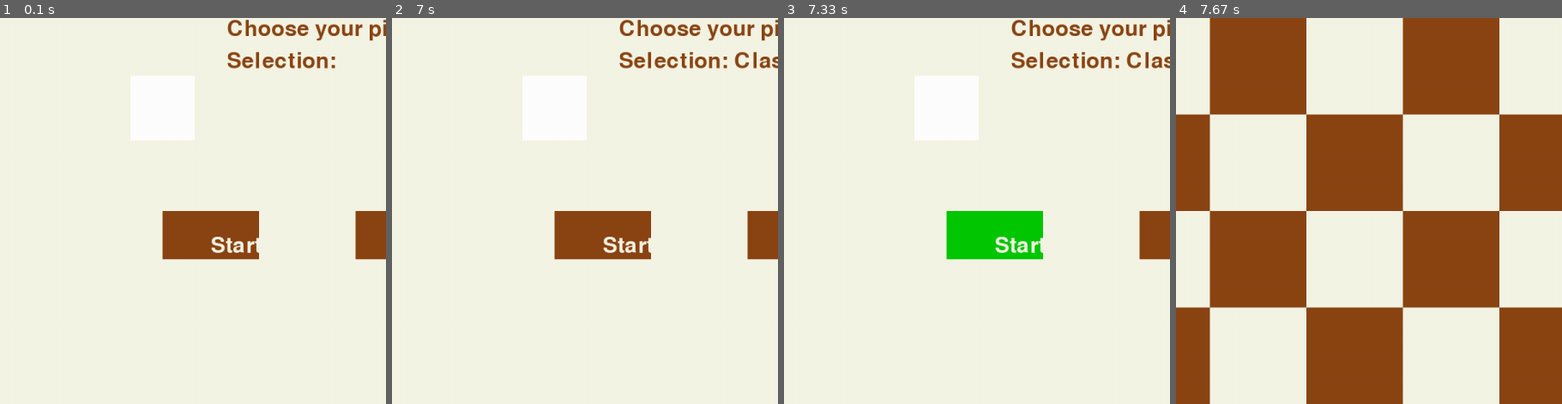
Above: before the commit, frames 1-4 (left to right).
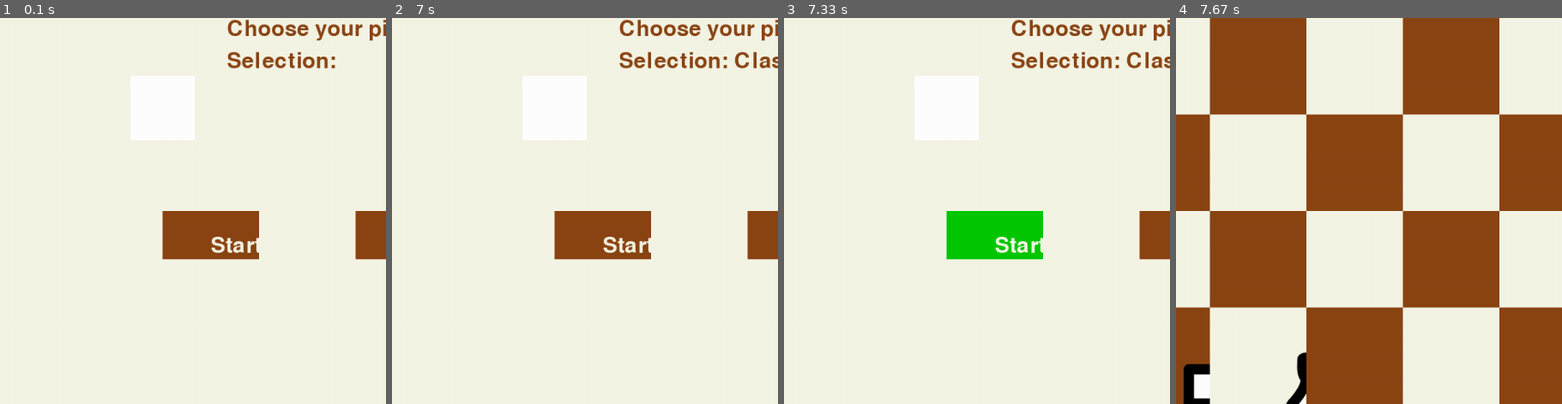
Above: after the commit, the same moments.

Repository: WilliamBayliss/Chess-Pygame
Game: pygame game, started from chess.py
Two runs of this game, one before a commit and one after it. Both use one fixed random seed, a clock stepped at 60 frames per second and the inputs below.
Inputs (mouse positions are % of the whole screen's width and height, from its top left):
- Up to frame 1 (0.1 s): no input
- Up to frame 2 (7 s): click "Start" at 0.38 s; click (51, 57) at 0.72 s; click (26, 30) at 2.15 s; click (45, 76) at 2.48 s; click (36, 29) at 3.32 s; click (76, 41) at 3.65 s; click (71, 32) at 4.48 s; click (21, 31) at 4.82 s; click (28, 32) at 5.65 s; click (35, 79) at 5.98 s; click (20, 87) at 6.32 s; click (30, 58) at 6.65 s; click (40, 46) at 6.98 s
- Up to frame 3 (7.33 s): click "Start" at 7.32 s
- Up to frame 4 (7.67 s): no input
The pictures show only the part of the screen within x 8-58%, y 50-100%; the shares and areas given below are measured in that part.

Frames 1-3 are identical in both runs. In frame 4, 1.1% of the frame differs, in the area x 1-34%, y 86-100%.

Commit message:
Player piece initialization working

Diff:
--- a/chess.py
+++ b/chess.py
@@ -30,24 +30,75 @@
         self.pieces = self.create_pieces()
 
     def create_pieces(self):
-        pieces = []
+        pieces = {
+            "Pawn": [],
+            "Knight": [],
+            "Bishop": [],
+            "Rook": [],
+            "Queen": [],
+            "King": [],
+        }
         for x in range(7):
             piece = Piece(self, "Pawn")
-            pieces.append(piece)
+            pieces["Pawn"].append(piece)
         for x in range(2):
             piece = Piece(self, "Knight")
-            pieces.append(piece)
+            pieces["Knight"].append(piece)
         for x in range(2):
             piece = Piece(self, "Bishop")
-            pieces.append(piece)
+            pieces["Bishop"].append(piece)
         for x in range(2):
             piece = Piece(self, "Rook")
-            pieces.append(piece)
+            pieces["Rook"].append(piece)
+
         queen = Piece(self, "Queen")
+        pieces["Queen"].append(queen)
+
         king = Piece(self, "King")
-
-        pieces.extend([queen, king])
-        self.pieces = pieces
+        pieces["King"].append(king)
+        return pieces
+
+    def muster_armies(self, board):
+        if self.colour == "Light":
+            front_line = board.board_data[6]
+            back_line = board.board_data[7]
+        elif self.colour == "Dark":
+            front_line = board.board_data[1]
+            back_line = board.board_data[0]
+
+        for pawn in self.pieces["Pawn"]:
+            for square in front_line:
+                pawn.square = square
+                square.piece = pawn
+        for knight in self.pieces["Knight"]:
+            if back_line[1].piece is None:
+                knight.square = back_line[1]
+                back_line[1].piece = knight
+            elif back_line[6] is None:
+                knight.square = back_line[6]
+                back_line[6].piece = knight
+        for bishop in self.pieces["Bishop"]:
+            if back_line[2].piece is None:
+                bishop.square = back_line[1]
+                back_line[2].piece = bishop
+            elif back_line[5] is None:
+                bishop.square = back_line[5]
+                back_line[5].piece = bishop
+        for rook in self.pieces["Rook"]:
+            if back_line[0].piece is None:
+                rook.square = back_line[1]
+                back_line[0].piece = rook
+            elif back_line[7] is None:
+                rook.square = back_line[5]
+                back_line[7].piece = rook
+
+        self.pieces["Queen"][0].square = back_line[3]
+        back_line[3].square = self.pieces["Queen"][0]
+
+        self.pieces["King"][0].square = back_line[4]
+        back_line[4].piece = self.pieces["King"][0]
+
+
 
 class Square:
     def __init__(self):
@@ -55,13 +106,14 @@
         self.y = None
         self.colour = None
         self.size = None
+        self.piece = None
 
 class Board:
     def __init__(self):
-        self.board_data = self.create_board()
+        self.board_data = self.initialize_board_data()
     # Create 2D array with 8 subarrays each having 8 instances of Square class; set Square properties
     # Sets Square colour using sum of coordinates modulo 2: if remainder 0 Squares are light coloured
-    def create_board(self):
+    def initialize_board_data(self):
         board = []
         for x in range(8):
             row = []
@@ -78,21 +130,40 @@
             board.append(row)
         return board
 
+
+
+
+
+
     def draw_board(self):
         for row in self.board_data:
             row_index = self.board_data.index(row)
             for square in row:
                 col_index = row.index(square)
                 pygame.draw.rect(screen, square.colour, (col_index * square.size, row_index * square.size, square.size, square.size))
+                if square.piece is not None:
+                    sprite = square.piece.image
+                    sprite_rect = sprite.get_rect()
+                    sprite_rect.topleft = (col_index * square.size, row_index * square.size)
+                    screen.blit(sprite, sprite_rect)
+                    pygame.display.update()
+                else:
+                    print("NO PIECE")
+
+
+
         pygame.display.set_caption("Chessboard")
 
-    def place_pieces():
-        True
+    def reset_board(self):
+        self.board_data = self.initialize_board_data()
+        self.draw_board()
+
 
 
 
 class Piece:
-    def __init__(self, player, name):
+    def __init__(self, player, name, square=None):
+        self.square = square if square is not None else None
 
         # Inherited player attributes
         self.player = player
@@ -131,7 +202,7 @@
 
 
         # Piece info for gameplay
-        self.square = [None, None]
+        self.square = None
         self.moved = False
         self.legal_moves = []
         self.illegal_moves = []
@@ -278,8 +349,8 @@
 
 def main():
     player = start_menu()
-    player.pieces = player.create_pieces()
     board = Board()
+    player.muster_armies(board)
     board.draw_board()
     game()
 
